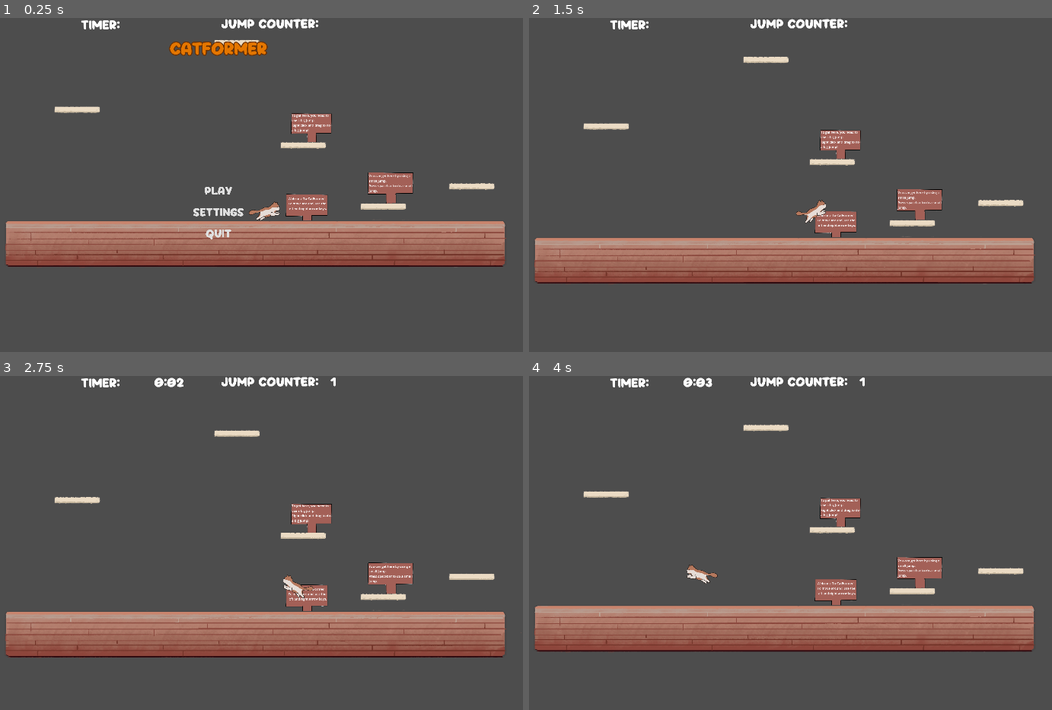
Above: before the commit, frames 1-4 (two rows, left to right).
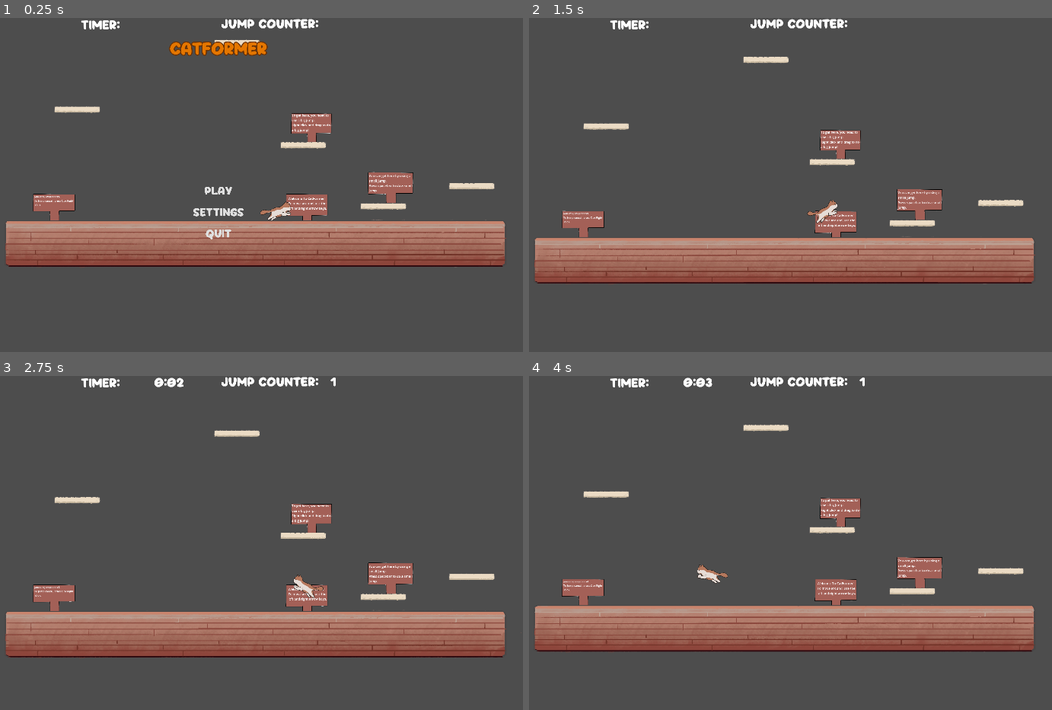
Above: after the commit, the same moments.

Repository: speedacm/Game-Dev-Catformer
Game: Godot game, scene res://Scenes/main.tscn
The game is run twice, just before and just after one commit, with the same random seed, the same clock (stepped at 60 frames per second) and the same inputs.
Inputs (mouse positions are in pixels of both pictures, inside the frame that each line leads up to):
- Up to frame 1 (0.25 s): no input
- Up to frame 2 (1.5 s): click "Play" at 0.5 s; tap Space (space) at 1.25 s; move the mouse to (879, 171) at 1.27 s; hold D (right) from 1.28 s (still down); tap C (c) at 1.35 s; click (879, 171) at 1.42 s
- Up to frame 3 (2.75 s): release D (right) at 2 s; tap Space (space) at 2 s; drag from (94, 563) to (188, 616) at 2.02 s
- Up to frame 4 (4 s): tap Space (space) at 2.75, 3.5 s; move the mouse to (806, 472) at 2.77 s; hold A (left) 2.78-3.5 s; tap C (c) at 2.85 s; drag from (717, 616) to (565, 496) at 3.52 s

The runs differ from the first frame. In frame 1, 1.3% of the frame differs, in the area x 1-96%, y 6-75%; in frame 2, 0.7%; in frame 3, 0.7%; in frame 4, 0.7%.

Commit message:
signs 2

Diff:
--- a/Scenes/Cat.tscn
+++ b/Scenes/Cat.tscn
@@ -16,7 +16,6 @@
 vel_multiplier = 2.0
 
 [node name="player" parent="." instance=ExtResource("3_ve8hx")]
-position = Vector2(0, -18500)
 
 [node name="Trajectory" parent="." instance=ExtResource("4_0du1n")]
 points = PackedVector2Array(-31, -16033)
--- a/Scenes/kineplayer.tscn
+++ b/Scenes/kineplayer.tscn
@@ -1,10 +1,8 @@
 [gd_scene load_steps=14 format=3 uid="uid://bdhgxihnvqm3e"]
 
 [ext_resource type="Script" path="res://Scripts/kineplayer.gd" id="1_n43a3"]
-
-[ext_resource type="Texture2D" uid="uid://cyy3x7od0vav2" path="res://Cat Animations/GameDevCatformer(SpriteSheet2).png" id="2_8e8k0"]
-[ext_resource type="Texture2D" uid="uid://mi21lreu1nji" path="res://Asset_Pack/statics/Screenshot 2023-10-04 at 6.39.47 PM.png" id="3_1eeqk"]
-
+[ext_resource type="Texture2D" uid="uid://cn7ba0w3a4pc8" path="res://Cat Animations/GameDevCatformer(SpriteSheet2).png" id="2_8e8k0"]
+[ext_resource type="Texture2D" uid="uid://tioi4gw3blxq" path="res://Asset_Pack/statics/Screenshot 2023-10-04 at 6.39.47 PM.png" id="3_1eeqk"]
 [ext_resource type="Script" path="res://Scenes/Camera2D.gd" id="3_xp0tx"]
 [ext_resource type="Script" path="res://Scenes/UILine.gd" id="4_88xvk"]
 
@@ -121,7 +119,7 @@
 
 [node name="Player" type="CharacterBody2D"]
 z_index = 2
-position = Vector2(0, -10000)
+position = Vector2(140, 757)
 script = ExtResource("1_n43a3")
 
 [node name="Sprite2D" type="Sprite2D" parent="."]
--- a/Scenes/main.tscn
+++ b/Scenes/main.tscn
@@ -1,7 +1,8 @@
-[gd_scene load_steps=11 format=3 uid="uid://1n7w55oq1quq"]
+[gd_scene load_steps=12 format=3 uid="uid://1n7w55oq1quq"]
 
 [ext_resource type="PackedScene" uid="uid://boo4b1j3w2q34" path="res://Scenes/Cat.tscn" id="1_6nmq3"]
 [ext_resource type="PackedScene" uid="uid://cji6l52qjl0ot" path="res://small_jump.tscn" id="1_hcqqw"]
+[ext_resource type="PackedScene" uid="uid://bfq8urkayds6q" path="res://jump_cancel.tscn" id="1_isrfb"]
 [ext_resource type="PackedScene" uid="uid://bv5iafq5y71bk" path="res://Scenes/map.tscn" id="2_faqfv"]
 [ext_resource type="PackedScene" uid="uid://g6bx2p411obg" path="res://big_jump.tscn" id="2_v30ws"]
 [ext_resource type="PackedScene" uid="uid://dfqajoqvr05i8" path="res://Scenes/ui/main_menu.tscn" id="3_hpv0y"]
@@ -12,6 +13,9 @@
 [ext_resource type="PackedScene" uid="uid://cs02sbkdnpr5c" path="res://Scenes/level_3.tscn" id="6_quqe4"]
 
 [node name="Main" type="Node2D"]
+
+[node name="jump cancel" parent="." instance=ExtResource("1_isrfb")]
+position = Vector2(-1346, 476)
 
 [node name="small jump" parent="." instance=ExtResource("1_hcqqw")]
 position = Vector2(737, 313)
@@ -26,7 +30,7 @@
 position = Vector2(-127, -9003)
 
 [node name="Cat" parent="." instance=ExtResource("1_6nmq3")]
-position = Vector2(174, 19252)
+position = Vector2(105, -4)
 metadata/_edit_group_ = true
 
 [node name="Level1" parent="." instance=ExtResource("2_faqfv")]
--- a/Scripts/kineplayer.gd
+++ b/Scripts/kineplayer.gd
@@ -97,7 +97,7 @@
 
 
 func TeleportBackToPlatform():
-	if position.y > 1800:
+	if position.y > 1100:
 		position.y = 485
 		position.x = 544
 
--- /dev/null
+++ b/jump_cancel.tscn
@@ -0,0 +1,19 @@
+[gd_scene load_steps=2 format=3 uid="uid://bfq8urkayds6q"]
+
+[ext_resource type="Texture2D" uid="uid://dwfkv632j80q1" path="res://Asset_Pack/Social/sign.png" id="1_h1ukg"]
+
+[node name="jump cancel" type="Node2D"]
+
+[node name="Sprite2D" type="Sprite2D" parent="."]
+position = Vector2(189.375, 254.094)
+scale = Vector2(0.27792, 0.193691)
+texture = ExtResource("1_h1ukg")
+
+[node name="Label" type="Label" parent="."]
+offset_left = 65.0
+offset_top = 169.0
+offset_right = 335.0
+offset_bottom = 264.0
+text = "you can jump cancel.
+To Jump cancel, press C or Right
+ click."
Not shown: 1 places in big_jump.tscn that only renumber resources
Not shown: 1 places in movement.tscn that only renumber resources
Not shown: 1 places in scratching_post.tscn that only renumber resources
Not shown: 1 places in small_jump.tscn that only renumber resources
